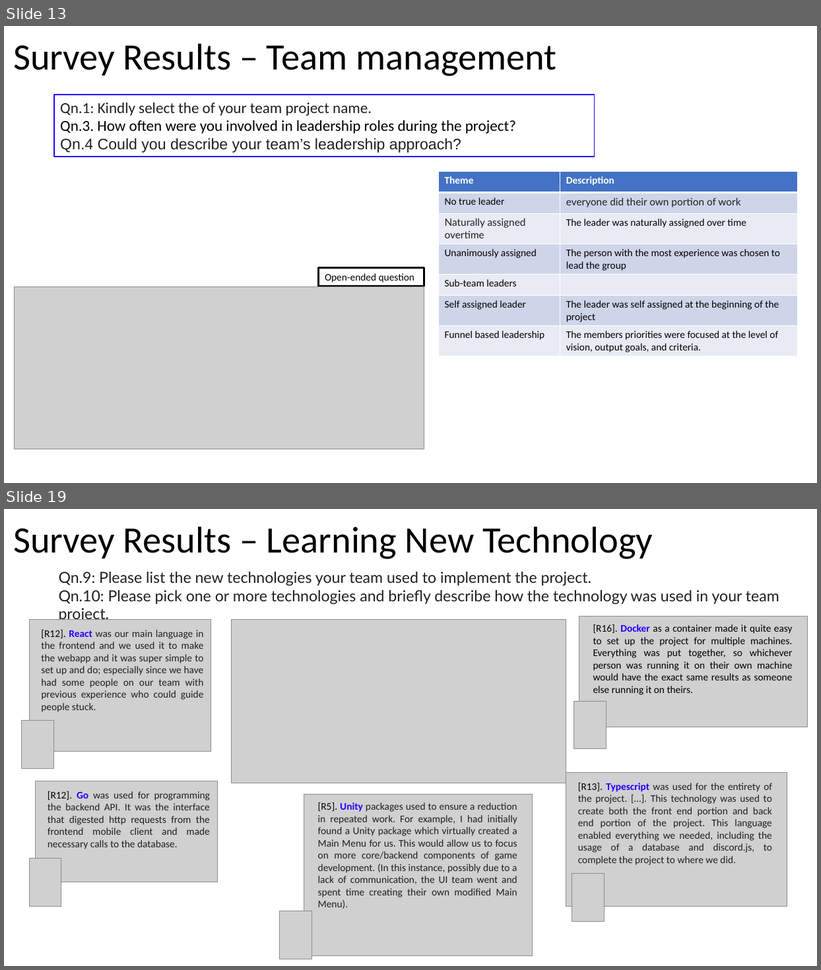
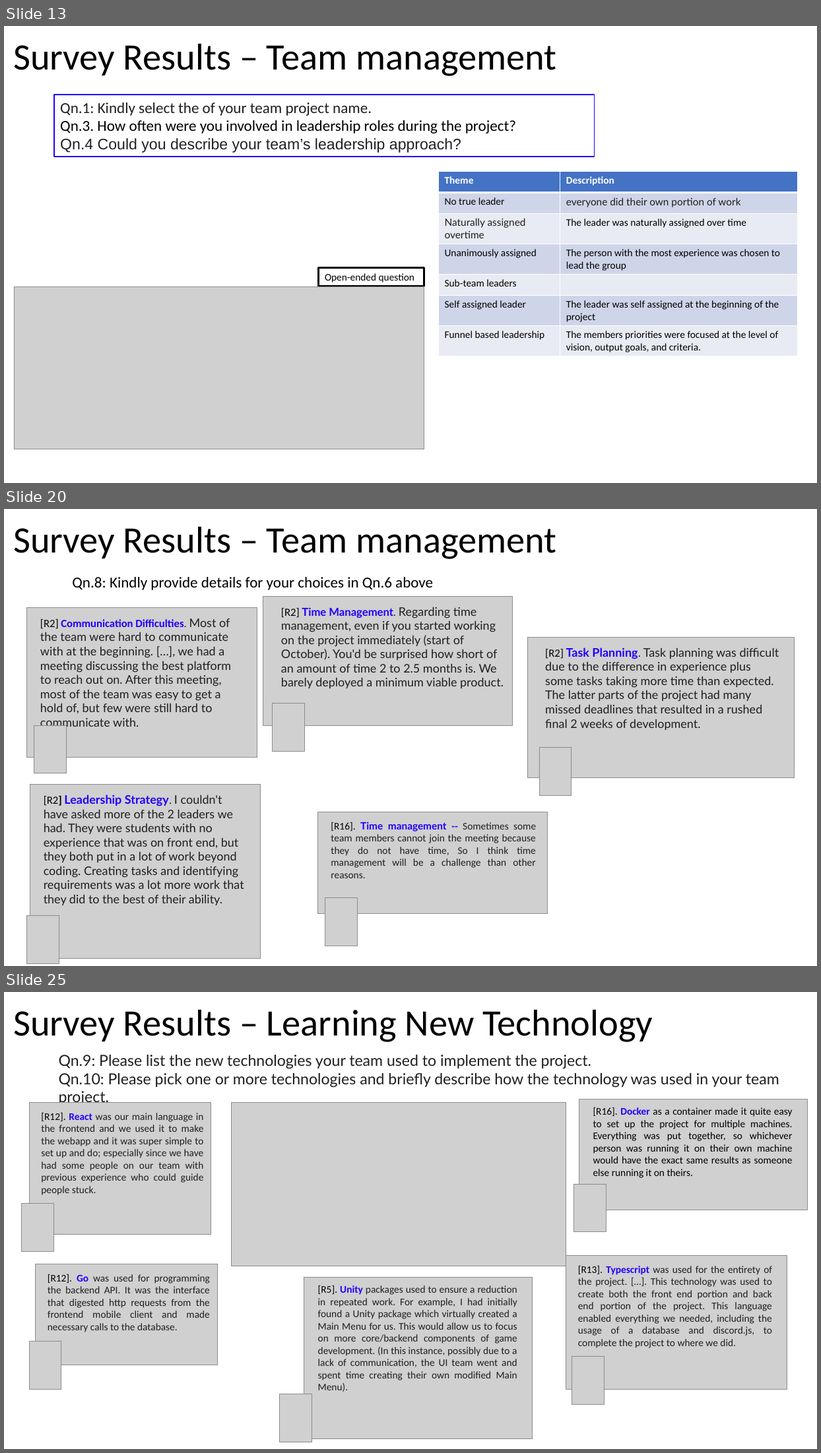
Before and after one commit to johnxu21/johnxu21.github.io, a slide deck: teaching/CS472/Timetable/Survey_Presentation.pptx. Shown one above the other, each under a label of ours: slides 13 and 19 before the commit, slides 13, 20 and 25 after it; the slides between them are not shown. The pictures are 821x970 and 821x1453 pixels, drawn with LibreOffice and Linux fonts; fonts in the diff are those of the drawing; grey boxes stand for pictures. Boxes give left, top, right and bottom in pixels: in the first picture for what was removed or moved away, otherwise in the second. Text is boxed around its words. In the diff, an @@ line names an element or a change of style, - is before the commit and + after.

```diff
--- a/teaching/CS472/Timetable/Survey_Presentation.pptx
+++ b/teaching/CS472/Timetable/Survey_Presentation.pptx
@@ slide 20 added at box(4, 509, 817, 966), background #FFFFFF @@
@@ text added at box(13, 526, 556, 559), 44 pt, text #000000 @@
+Survey Results – Team management
@@ text added at box(72, 577, 433, 590), 18 pt, text #000000 @@
+Qn.8: Kindly provide details for your choices in Qn.6 above
@@ picture added at box(263, 596, 512, 725) @@
@@ text added at box(281, 607, 504, 689), 14 pt, text #1F1F1F @@
+[R2] Time Management. Regarding time management, even if you started working on the project immediately (start of October). You'd be surprised how short of an amount of time 2 to 2.5 months is. We barely deployed a minimum viable product.
@@ picture added at box(26, 608, 257, 757) @@
@@ text added at box(40, 619, 231, 730), 14 pt, text #1F1F1F @@
+[R2] Communication Difficulties. Most of the team were hard to communicate with at the beginning. […], we had a meeting discussing the best platform to reach out on. After this meeting, most of the team was easy to get a hold of, but few were still hard to communicate with.
@@ picture added at box(527, 637, 795, 778) @@
@@ text added at box(545, 648, 780, 730), 14 pt, text #1F1F1F @@
+[R2] Task Planning. Task planning was difficult due to the difference in experience plus some tasks taking more time than expected. The latter parts of the project had many missed deadlines that resulted in a rushed final 2 weeks of development.
@@ picture added at box(273, 704, 305, 752) @@
@@ picture added at box(34, 725, 67, 774) @@
@@ picture added at box(539, 748, 572, 796) @@
@@ picture added at box(30, 785, 260, 958) @@
@@ text added at box(44, 795, 244, 906), 14 pt, text #1F1F1F @@
+[R2] Leadership Strategy. I couldn't have asked more of the 2 leaders we had. They were students with no experience that was on front end, but they both put in a lot of work beyond coding. Creating tasks and identifying requirements was a lot more work that they did to the best of their ability.
@@ picture added at box(318, 812, 547, 914) @@
@@ text added at box(331, 822, 536, 879), 12 pt, text #1F1F1F @@
+[R16]. Time management -- Sometimes some team members cannot join the meeting because they do not have time, So I think time management will be a challenge than other reasons.
@@ picture added at box(325, 898, 357, 947) @@
@@ picture added at box(26, 916, 59, 964) @@
@@ what was slide 19 is now slide 25 @@
```
Also in this commit, not shown: 12 slides changed, 8 other slides added, 1 slide removed, 1 other file.
